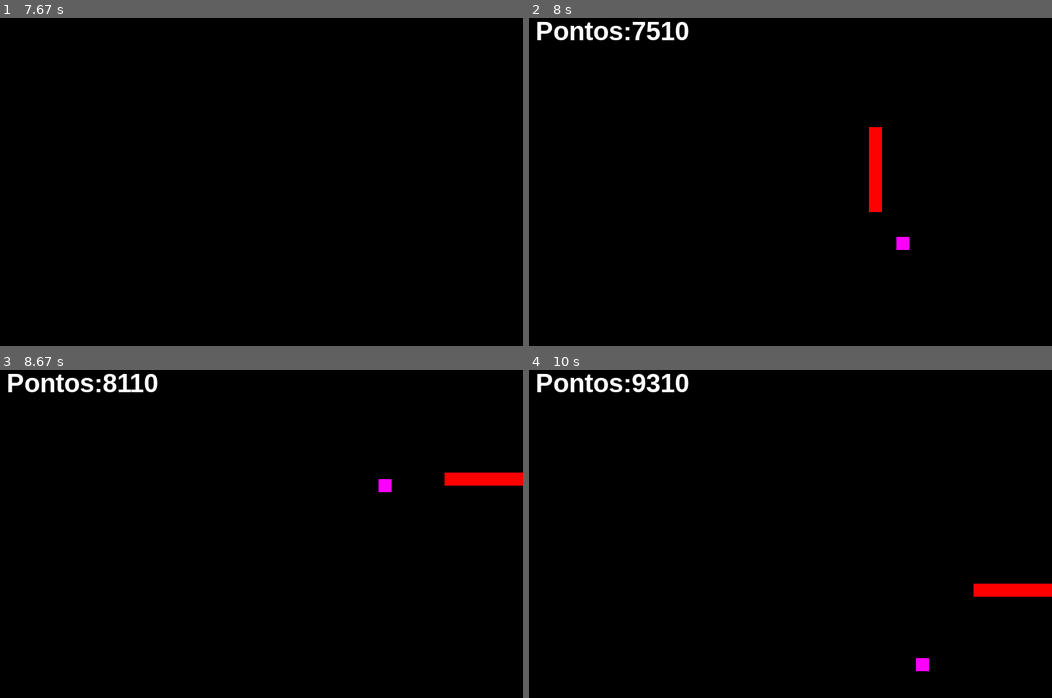
Above: before the commit, frames 1-4 (two rows, left to right).
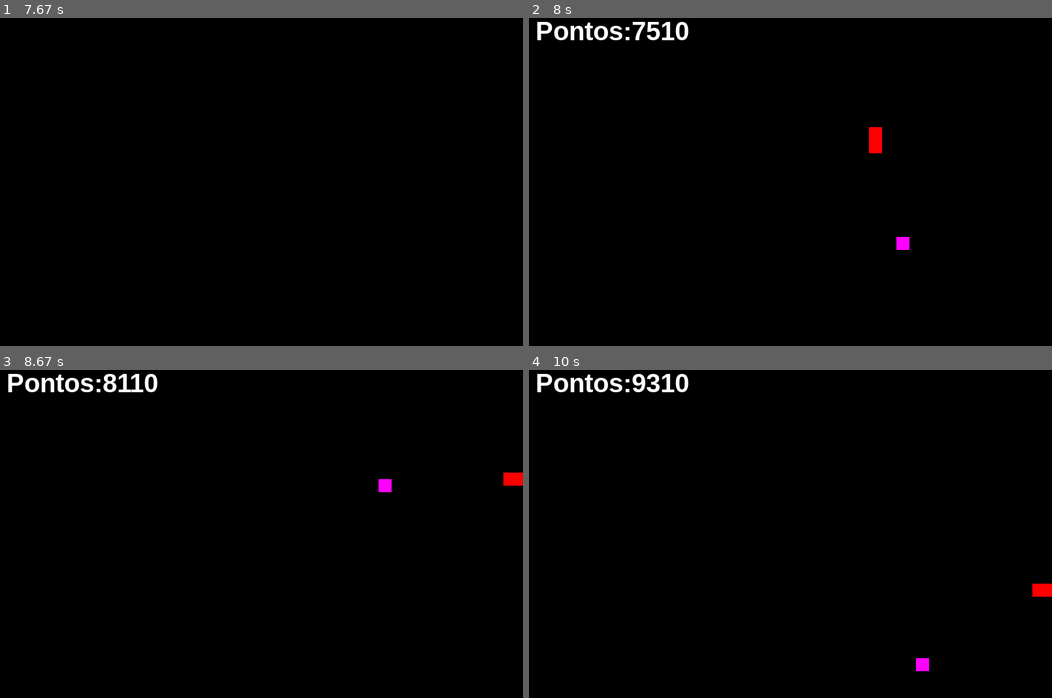
Above: after the commit, the same moments.

Repository: SwthSawTheme/Pygame
Game: pygame game, started from Aula07/aula07.py
Two runs of this game, one before a commit and one after it. Both use one fixed random seed, a clock stepped at 60 frames per second and the inputs below.
Inputs:
- Up to frame 1 (7.67 s): hold Right 0.33-0.8 s; hold Up 0.83-1.13 s; tap Space at 0.9, 1.23, 1.53, 1.73, 2.03, 2.3, 2.63, 2.93, 3.07, 3.47, 3.77, 4.13, 4.53, 4.83, 5.03, 5.33, 5.53, 5.87, 6.17, 6.37, 6.67, 6.93, 7.27, 7.57 s; hold Right 1.17-1.63 s; hold Left 1.67-2.2 s; hold Down 2.23-2.53 s; hold Left 2.57-2.97 s; hold Up 3-3.37 s; hold Right 3.4-4.03 s; hold Down 4.07-4.43 s; hold Left 4.47-4.93 s; hold Right 4.97-5.43 s; hold Up 5.47-5.77 s; hold Right 5.8-6.27 s; hold Left 6.3-6.83 s; hold Down 6.87-7.17 s; hold Left 7.2-7.6 s; hold Up from 7.63 s (still down)
- Up to frame 2 (8 s): keep holding Up; tap Space at 7.7 s
- Up to frame 3 (8.67 s): release Up at 8 s; hold Right from 8.03 s (still down); tap Space at 8.1, 8.4 s
- Up to frame 4 (10 s): release Right at 8.67 s; hold Down 8.7-9.07 s; tap Space at 8.77, 9.17, 9.47, 9.67, 9.97 s; hold Left 9.1-9.57 s; hold Right from 9.6 s (still down)

Frame 1 is identical in both runs. In frame 2, 0.4% of the frame differs, in the area x 65-68%, y 41-60%; in frame 3, 0.4%; in frame 4, 0.4%.

Commit message:
Exercicio 07 resolvido, inicio da aula 08

Diff:
--- a/Aula07/aula07.py
+++ b/Aula07/aula07.py
@@ -81,7 +81,7 @@
             pontos += 10
             sound.play()
             corpo.append(cabeca)
-            tamanho_cobra += 10
+            tamanho_cobra += 1
 
 
         if x_red > largura:
--- /dev/null
+++ b/Aula08/aula08.py
@@ -0,0 +1,48 @@
+import pygame
+import os
+from pygame.locals import *
+from sys import exit
+
+from pygame.sprite import _Group
+
+pygame.init()
+
+PRETO = (0,0,0)
+largura = 720
+altura = 480
+
+tela = pygame.display.set_mode((largura,altura))
+FPS = pygame.time.Clock()
+pygame.display.set_caption("SAPO")
+
+class Sapo(pygame.sprite.Sprite):
+
+    def __init__(self):
+        pygame.sprite.Sprite.__init__(self)
+        self.sprites = []
+        self.sprites.append(pygame.image.load("sprites/attack_1.png"))
+        self.sprites.append(pygame.image.load("sprites/attack_2.png"))
+        self.sprites.append(pygame.image.load("sprites/attack_3.png"))
+        self.sprites.append(pygame.image.load("sprites/attack_4.png"))
+        self.sprites.append(pygame.image.load("sprites/attack_5.png"))
+        self.sprites.append(pygame.image.load("sprites/attack_6.png"))
+        self.sprites.append(pygame.image.load("sprites/attack_7.png"))
+        self.sprites.append(pygame.image.load("sprites/attack_8.png"))
+        self.sprites.append(pygame.image.load("sprites/attack_9.png"))
+        self.sprites.append(pygame.image.load("sprites/attack_10.png"))
+        self.sprite_contador = 0
+        self.image = self.sprites[self.sprite_contador]
+
+def game():
+
+    tela.fill(PRETO)
+
+    while True:
+        for event in pygame.event.get():
+            if event.type == QUIT:
+                pygame.QUIT()
+                exit()
+
+        pygame.display.flip()
+        FPS.tick(30)
+game()
--- /dev/null
+++ b/animation-master/sprite_animation_final.py
@@ -0,0 +1,65 @@
+import pygame, sys
+import os
+
+class Player(pygame.sprite.Sprite):
+	def __init__(self, pos_x, pos_y):
+		super().__init__()
+		self.attack_animation = False
+		self.sprites = []
+		self.sprites.append(pygame.image.load(os.path.join('animation-master','attack_1.png')))
+		self.sprites.append(pygame.image.load(os.path.join('animation-master','attack_2.png')))
+		self.sprites.append(pygame.image.load(os.path.join('animation-master','attack_3.png')))
+		self.sprites.append(pygame.image.load(os.path.join('animation-master','attack_4.png')))
+		self.sprites.append(pygame.image.load(os.path.join('animation-master','attack_5.png')))
+		self.sprites.append(pygame.image.load(os.path.join('animation-master','attack_6.png')))
+		self.sprites.append(pygame.image.load(os.path.join('animation-master','attack_7.png')))
+		self.sprites.append(pygame.image.load(os.path.join('animation-master','attack_8.png')))
+		self.sprites.append(pygame.image.load(os.path.join('animation-master','attack_9.png')))
+		self.sprites.append(pygame.image.load(os.path.join('animation-master','attack_10.png')))
+		self.current_sprite = 0
+		self.image = self.sprites[self.current_sprite]
+
+		self.rect = self.image.get_rect()
+		self.rect.topleft = [pos_x,pos_y]
+
+	def attack(self):
+		self.attack_animation = True
+
+	def update(self,speed):
+		if self.attack_animation == True:
+			self.current_sprite += speed
+			if int(self.current_sprite) >= len(self.sprites):
+				self.current_sprite = 0
+				self.attack_animation = False
+
+		self.image = self.sprites[int(self.current_sprite)]
+
+# General setup
+pygame.init()
+clock = pygame.time.Clock()
+
+# Game Screen
+screen_width = 400
+screen_height = 400
+screen = pygame.display.set_mode((screen_width,screen_height))
+pygame.display.set_caption("Sprite Animation")
+
+# Creating the sprites and groups
+moving_sprites = pygame.sprite.Group()
+player = Player(100,100)
+moving_sprites.add(player)
+
+while True:
+	for event in pygame.event.get():
+		if event.type == pygame.QUIT:
+			pygame.quit()
+			sys.exit()
+		if event.type == pygame.KEYDOWN:
+			player.attack()
+
+	# Drawing
+	screen.fill((0,0,0))
+	moving_sprites.draw(screen)
+	moving_sprites.update(0.25)
+	pygame.display.flip()
+	clock.tick(60)
Binary file added: Aula08/sprites/attack_1.png
Binary file added: Aula08/sprites/attack_10.png
Binary file added: Aula08/sprites/attack_2.png
Binary file added: Aula08/sprites/attack_3.png
Binary file added: Aula08/sprites/attack_4.png
Binary file added: Aula08/sprites/attack_5.png
Binary file added: Aula08/sprites/attack_6.png
Binary file added: Aula08/sprites/attack_7.png
Binary file added: Aula08/sprites/attack_8.png
Binary file added: Aula08/sprites/attack_9.png
Binary file added: animation-master/attack_1.png
Binary file added: animation-master/attack_10.png
(and 8 more such lines)
